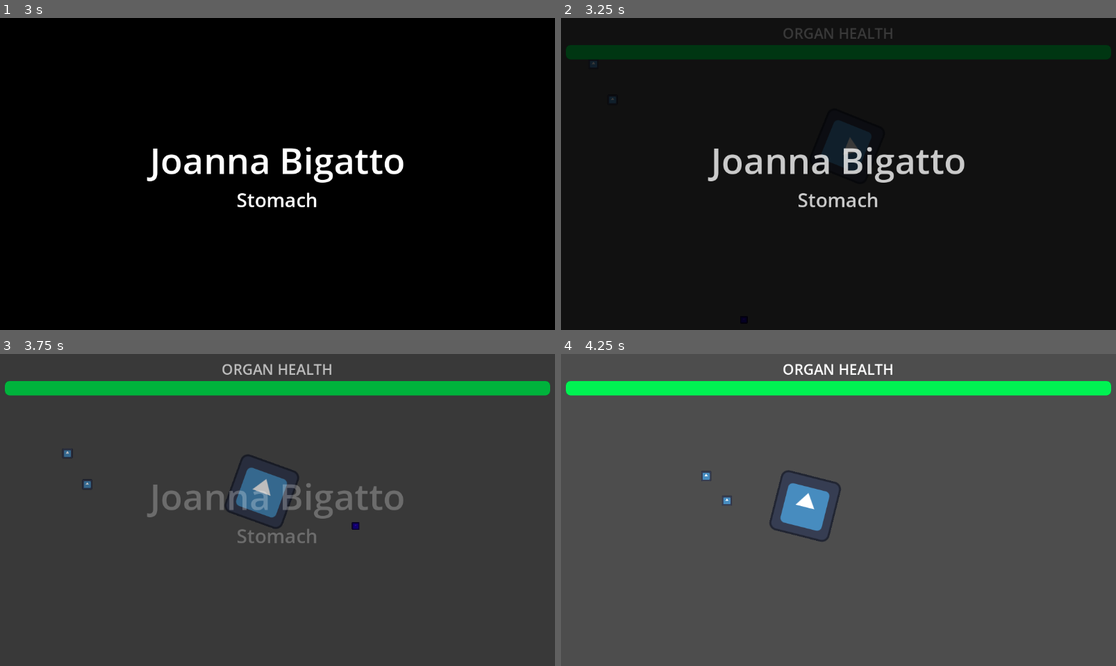
Above: before the commit, frames 1-4 (two rows, left to right).
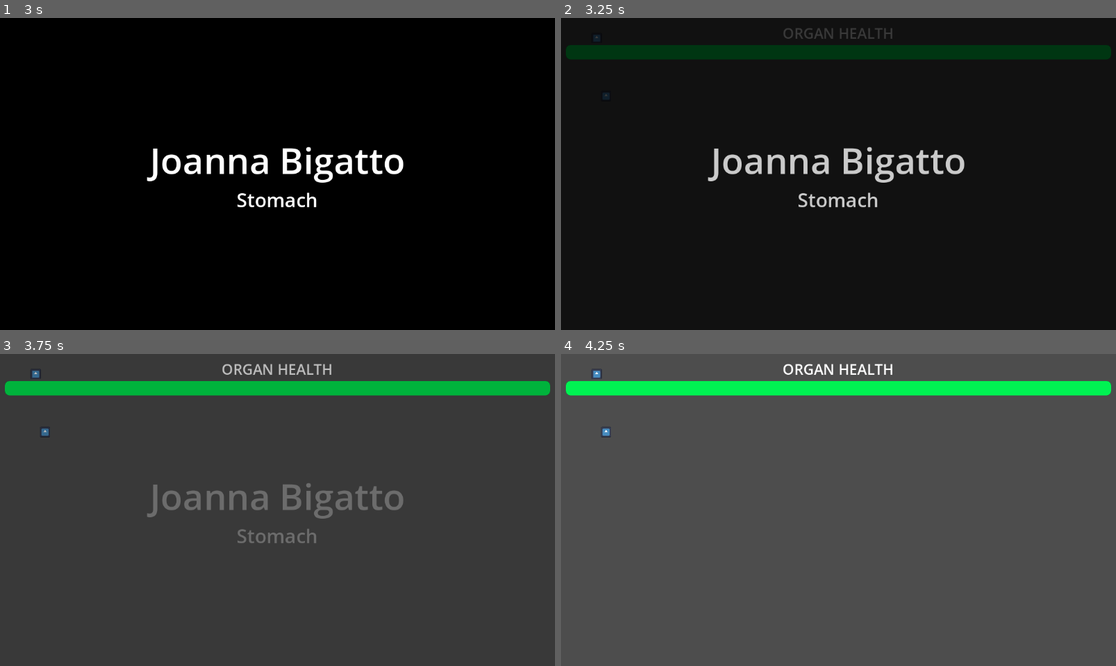
Above: after the commit, the same moments.

Repository: bgalerani94/godot-wild-jam-83
Game: Godot game, scene res://Prototypes/Scenes/Biga_enemy_follow_player.tscn
Same seed, same stepped clock (60 frames per second), same inputs: the game is played once before the commit and once after it. The engine's default icon, where the game draws it, is replaced by a stand-in: a white triangle on a blue panel in a dark square.
Inputs (mouse positions are in pixels of both pictures, inside the frame that each line leads up to):
- Up to frame 1 (3 s): tap Enter (ui_accept) at 0.5, 0.77, 1.25, 1.52, 2, 2.75 s; move the mouse to (399, 158) at 0.52 s; press the mouse at (399, 158) at 0.53 s; hold D (move_right) 0.53-1.28 s; move the mouse to (166, 189) at 1.27 s; release the mouse at (166, 189) at 1.28 s; hold S (move_down) 1.28-2.03 s; click (166, 189) at 1.35 s; move the mouse to (333, 105) at 2.02 s; press the mouse at (333, 105) at 2.03 s; hold D (move_right) 2.03-2.78 s; move the mouse to (249, 236) at 2.77 s; release the mouse at (249, 236) at 2.78 s; hold W (move_up) from 2.78 s (still down); click (249, 236) at 2.85 s
- Up to frame 2 (3.25 s): keep holding W (move_up); tap Enter (ui_accept) at 3.02 s
- Up to frame 3 (3.75 s): move the mouse to (444, 556) at 3.52 s; release W (move_up) at 3.53 s; press the mouse at (444, 556) at 3.53 s; hold A (move_left) from 3.53 s (still down)
- Up to frame 4 (4.25 s): keep holding A (move_left); tap Enter (ui_accept) at 3.77 s

Frame 1 is identical in both runs. In frame 2, 0.9% of the frame differs, in the area x 5-56%, y 5-97%; in frame 3, 1.4%; in frame 4, 1.5%, in the area x 5-51%, y 4-61%.

Commit message:
Update player_movement.gd

Diff:
--- a/Player/Scripts/player_movement.gd
+++ b/Player/Scripts/player_movement.gd
@@ -12,6 +12,9 @@
 	move_and_collide(velocity * delta)
 	look_at(get_global_mouse_position())
 
+func _on_area_2d_body_entered(body: Node2D) -> void:
+	queue_free()
+
 	if velocity != Vector2.ZERO:
 		if !was_moving:
 			was_moving = true
